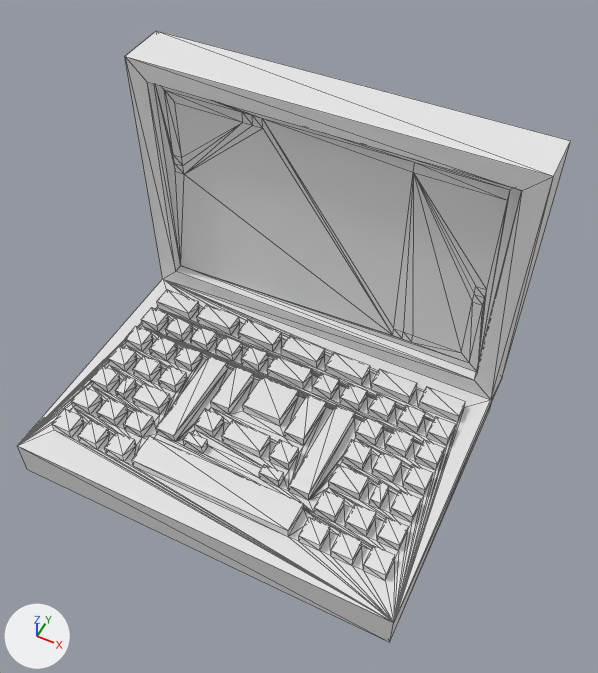
The OBJ model Assets/3D Assets/Laptop/laptop.obj, before and after one commit.
Camera for both pictures: a camera (50 mm lens) standing at (24.4, -37.8, 68.8) and looking at (2.8, 5.5, 14.8). Lighting does not change. The marker at lower left points along +X, +Y and +Z. Mesh edges are drawn as thin lines. Where no turn or scale is listed for an object, it has been applied to the vertices. Vertices at the same position are counted once.

Objects in the first picture: 'laptop'.
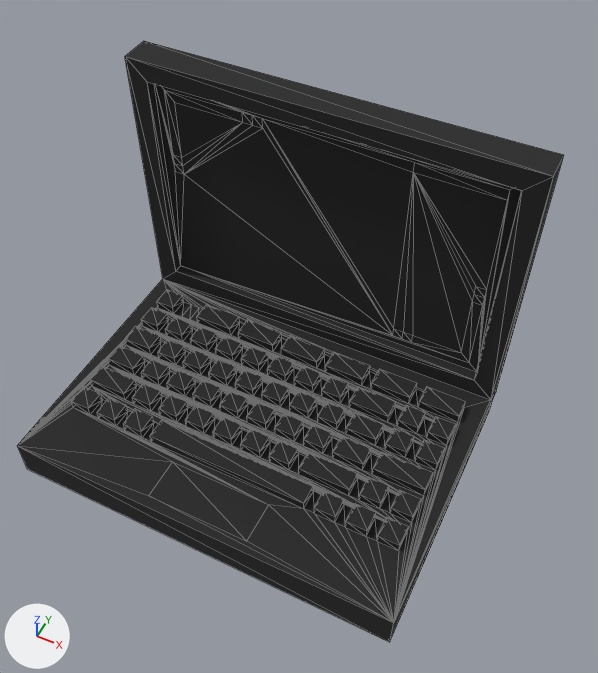
Where the change shows, as pixel boxes (x1, y1, x2, y2) in the pictures (598 x 673 px; the box of a moved part takes in the faces that stretch with it):
'laptop', surface changed, reshaped (grey to black)
    before: (17, 31, 571, 642)
    after: (17, 41, 564, 642)
part 1 of me_laptop, moved or reshaped
    before: (17, 290, 433, 622)
    after: (17, 279, 432, 622)
part 2 of me_laptop, moved or reshaped
    before: (125, 31, 571, 610)
    after: (125, 41, 564, 610)
part 3 of me_laptop, surface changed (grey to black)
    both: (155, 85, 522, 372)

Diff of the bpy script that builds the scene:
```diff
--- a/Assets/3D Assets/Laptop/laptop.obj.py
+++ b/Assets/3D Assets/Laptop/laptop.obj.py
@@ img_laptop_png @@
+img_laptop_png = load_image('laptop.png', 'laptop.PNG', 851, 786, 'sRGB')
@@ mat_palette @@
 mat_palette = principled_material('palette')
-mat_palette.base_color = (0.8, 0.8, 0.8)  # white #e7e7e7
+mat_palette.texture = img_laptop_png
 mat_palette.roughness = 1.0
@@ me_laptop @@
 # used by ob_laptop; location = (0.0, 0.0, 0.0)
-me_laptop.from_pydata(...)  # 528 vertices, 1052 faces; spans x -19.0..19.0, y -10.0..20.0, z 0.0..31.0
+me_laptop.from_pydata(...)  # 512 vertices, 1020 faces; spans x -19.0..19.0, y -10.0..18.0, z 0.0..31.0
+# me_laptop part 1: 8 vertices moved from x -2.0..9.0, y -1.0..10.0, z 5.0 to x 0.0..8.0, y -1.0..10.0, z 5.0; 166 vertices removed from x -17.0..17.0, y -7.0..13.0, z 4.0..5.0; 150 vertices added at x -15.0..11.0, y -9.0..13.0, z 4.0..5.0
+# me_laptop part 2: 4 vertices moved from x -19.0..19.0, y 20.0, z 2.0..31.0 to x -19.0..19.0, y 18.0, z 2.0..31.0
+# me_laptop part 3: 48 kept faces spanning x -17.0..17.0, y 16.0, z 6.0..29.0 get new texture (UV) coordinates
 me_laptop.materials.append(mat_palette)
```
